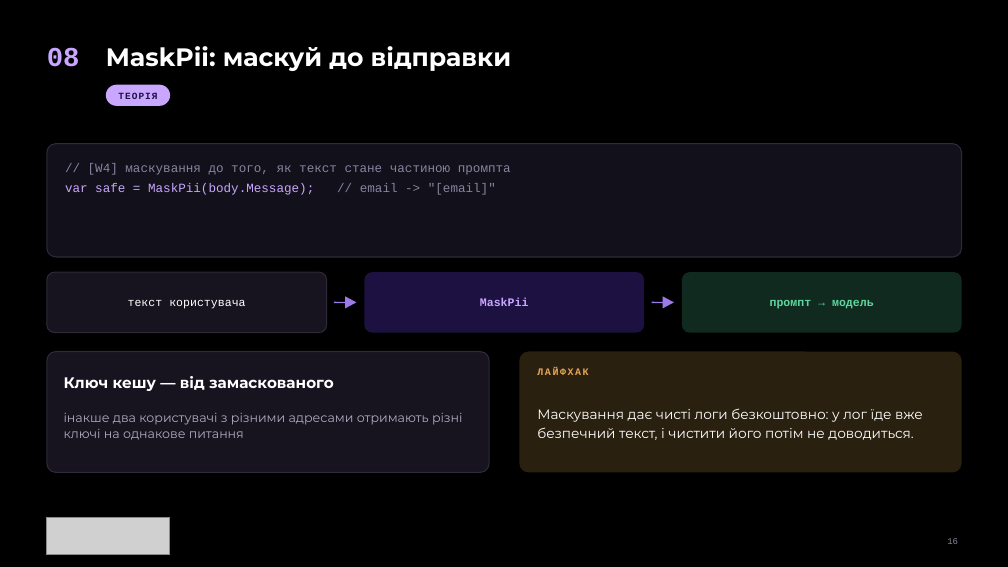
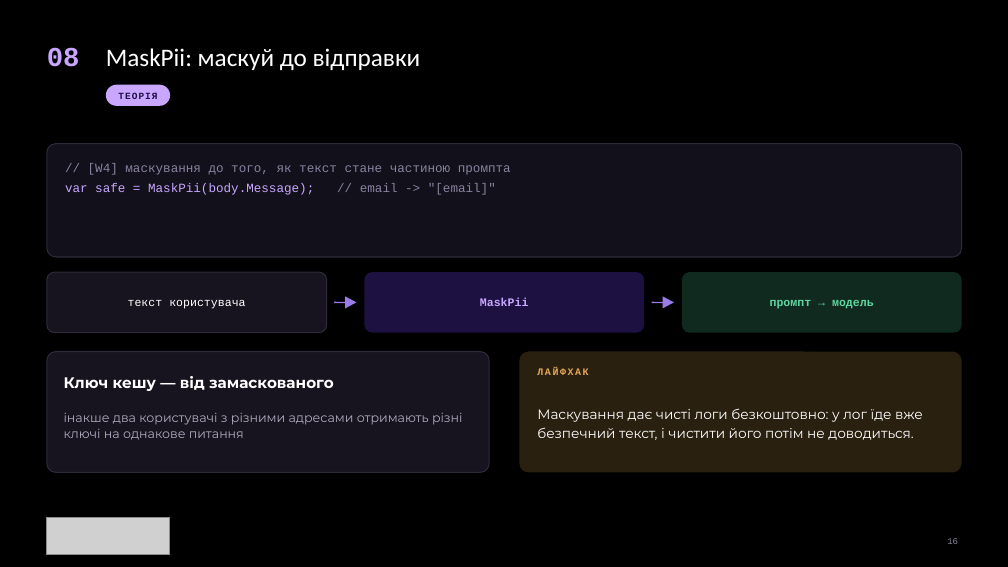
Before and after one commit to TarasFedorenkoFTV/llmops-bootcamp, a slide deck: slide 16 of docs/decks/L08.pptx. Drawn at 1008x567 pixels with LibreOffice and Linux fonts; fonts in the diff are those of the drawing; grey boxes stand for pictures; background and template pictures are left out. Boxes give left, top, right and bottom in pixels: in the first picture for what was removed or moved away, otherwise in the second. Text is boxed around its words. In the diff, an @@ line names an element or a change of style, - is before the commit and + after.

```diff
--- a/docs/decks/L08.pptx
+++ b/docs/decks/L08.pptx
@@ text "MaskPii: маскуй до відправки" at bbox=[106, 48, 421, 70]: font Montserrat to Calibri, bold off @@
```
Also in this commit, not shown: 24 other slides changed, 13 other files.
